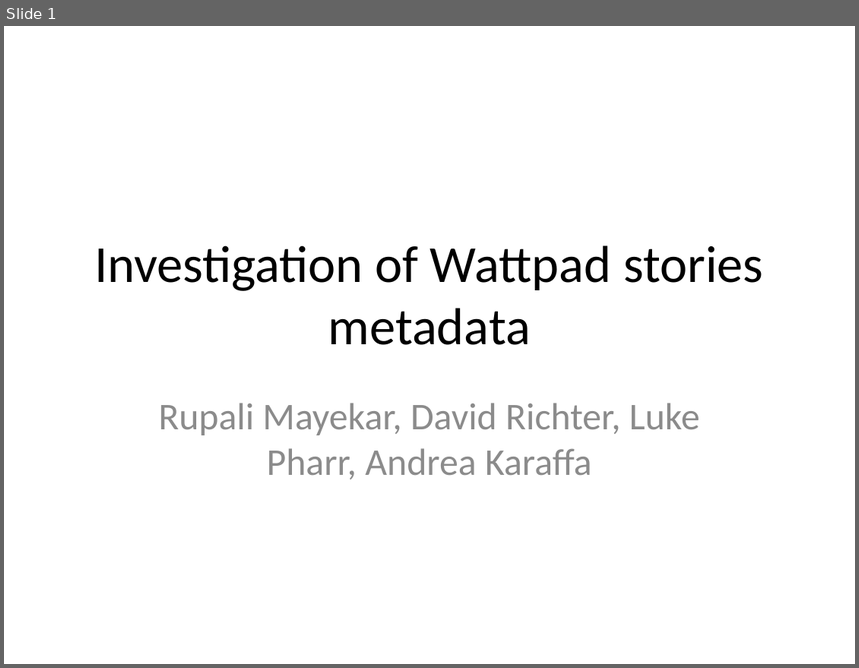
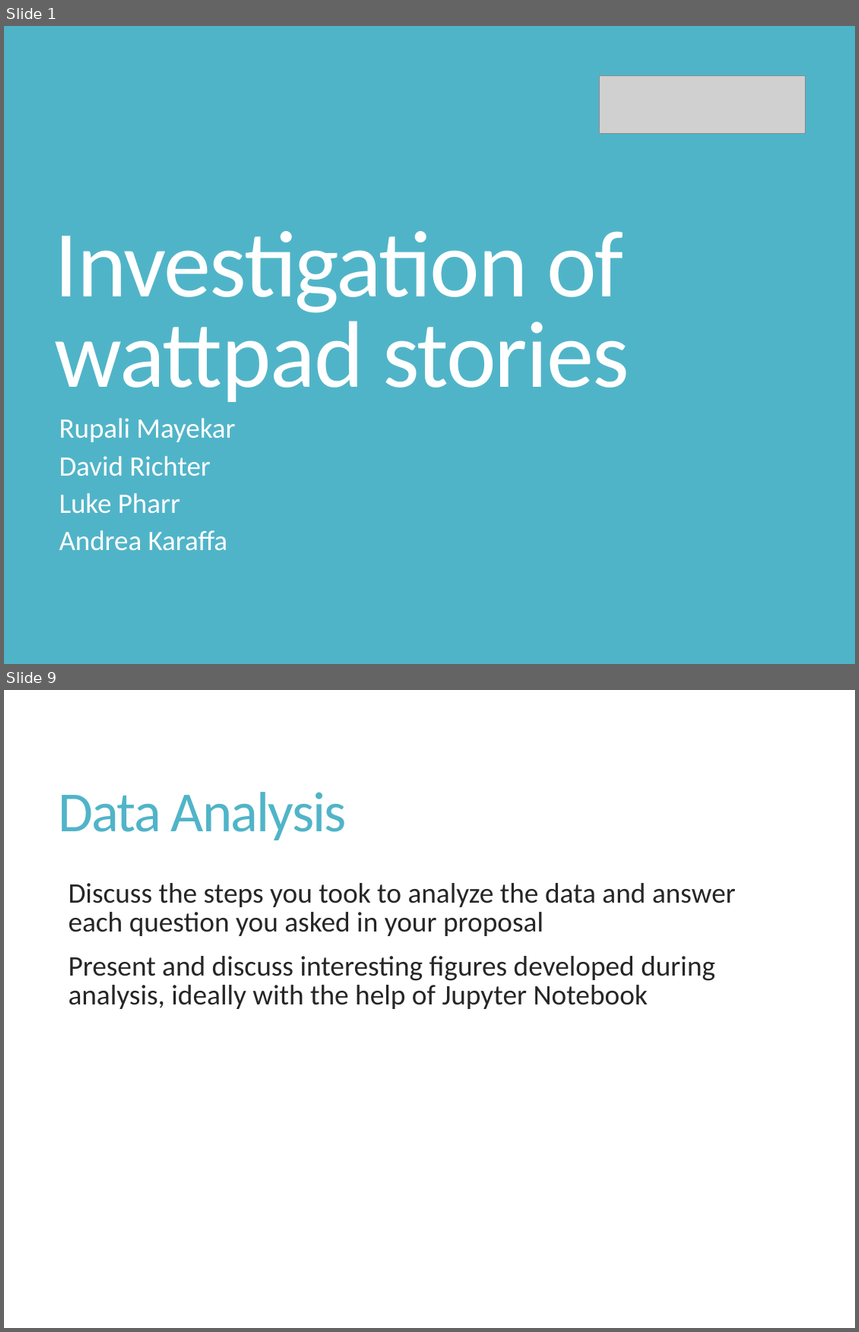
Before and after one commit to rupalimayekar/ProjectWattpad, a slide deck: WattpadPrez.pptx. Shown one above the other, each under a label of ours: slide 1 before the commit, slides 1 and 9 after it; the slides between them are not shown. The pictures are 859x668 and 859x1332 pixels, drawn with LibreOffice and Linux fonts; fonts in the diff are those of the drawing; grey boxes stand for pictures. Boxes give left, top, right and bottom in pixels: in the first picture for what was removed or moved away, otherwise in the second. Text is boxed around its words. In the diff, an @@ line names an element or a change of style, - is before the commit and + after.

```diff
--- a/WattpadPrez.pptx
+++ b/WattpadPrez.pptx
@@ slide 9 added at [4,690,855,1328], background #FFFFFF @@
@@ title added at [59,792,347,840], 48 pt, text #50B4C8 @@
+Data Analysis
@@ text added at [69,883,736,1009], 24 pt, text #262626 @@
+  Discuss the steps you took to analyze the data and answer each question you asked in your proposal
+  Present and discuss interesting figures developed during analysis, ideally with the help of Jupyter Notebook
@@ slide 1 changed as well @@
@@ background #FFFFFF to #50B4C8 @@
@@ picture added at [600,76,806,134] @@
@@ title "Investigation of wattpad stories" at [55,231,629,402]: vertical alignment middle to bottom @@
@@ title at [55,231,629,402]: text changed; size 44 to 80 pt; text colour #000000 to #FFFFFF @@
-Investigation of Wattpad stories metadata
+Investigation of wattpad stories
@@ subtitle at [59,418,235,551]: text changed; size 32 to 23.8 pt; text colour #8C8C8C to #FFFFFF @@
-Rupali Mayekar, David Richter, Luke Pharr, Andrea Karaffa
+Rupali Mayekar
+David Richter
+Luke Pharr
+Andrea Karaffa
```
Also in this commit, not shown: 10 other slides added, 9 other files.
